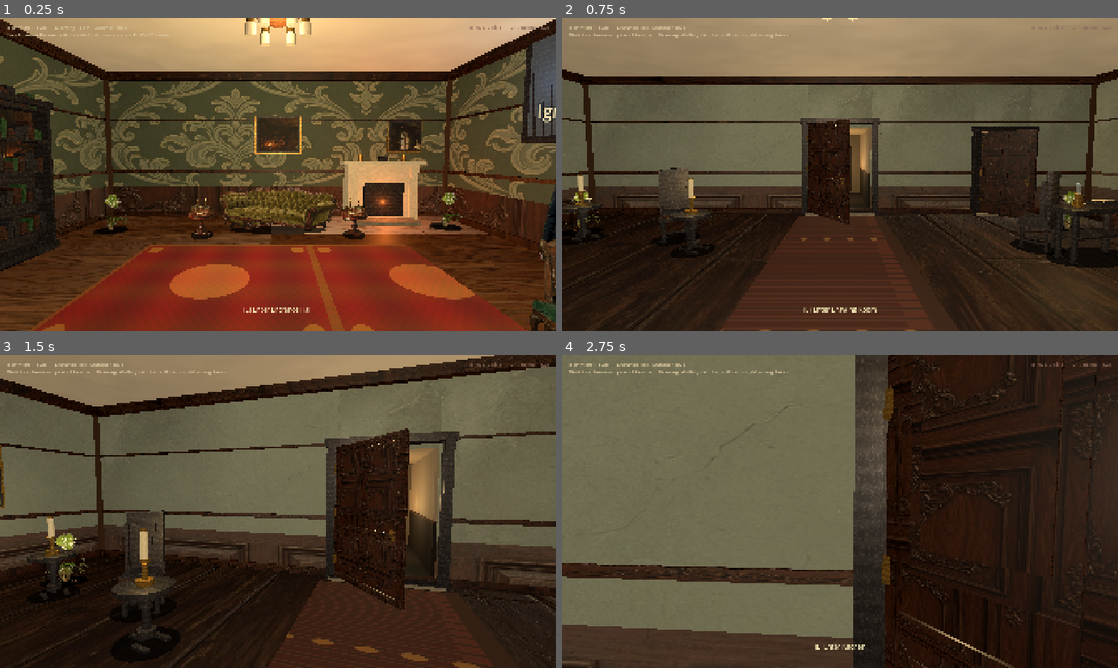
Above: before the commit, frames 1-4 (two rows, left to right).
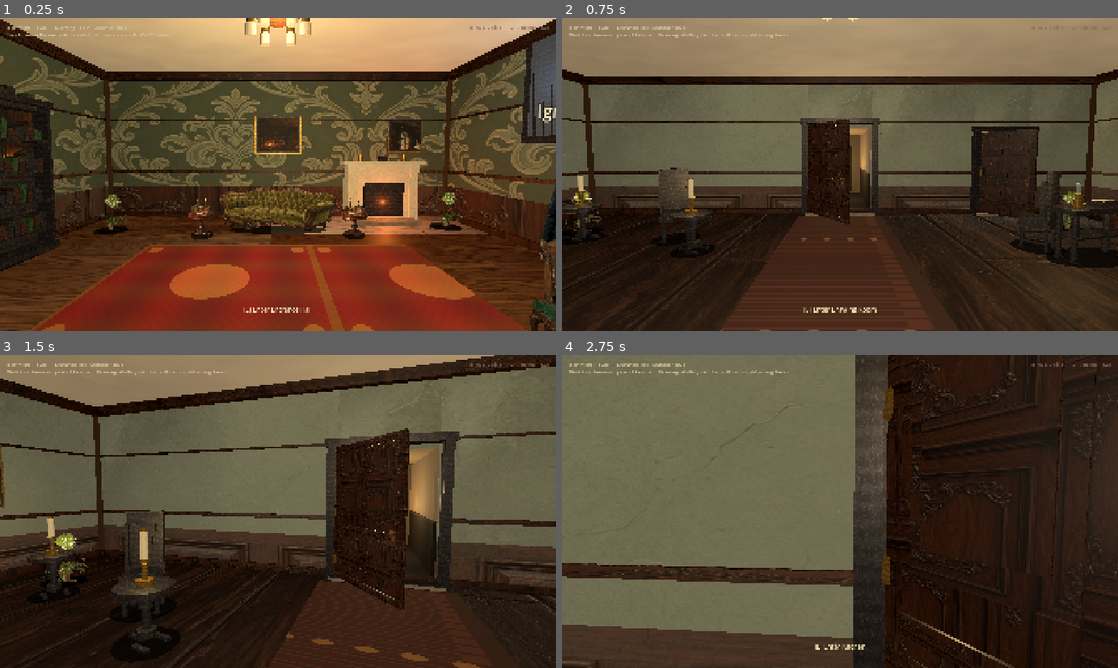
Above: after the commit, the same moments.

Repository: drakewing-eng/aetheric-engine
Game: Godot game, scene res://scenes/fps_main.tscn
Two runs of this game, one before a commit and one after it. Both use one fixed random seed, a clock stepped at 60 frames per second and the inputs below.
Inputs (mouse positions are in pixels of both pictures, inside the frame that each line leads up to):
- Up to frame 1 (0.25 s): no input
- Up to frame 2 (0.75 s): tap Enter at 0.5 s; move the mouse to (867, 174) at 0.52 s; hold W (move_forward) from 0.53 s (still down); hold E (interact) from 0.53 s (still down); click (867, 174) at 0.67 s
- Up to frame 3 (1.5 s): keep holding W (move_forward); move the mouse to (250, 511) at 1.27 s; release E (interact) at 1.28 s; tap E (interact) at 1.35 s
- Up to frame 4 (2.75 s): keep holding W (move_forward); tap E (interact) at 2 s; move the mouse to (851, 505) at 2.02 s; hold E (interact) from 2.03 s (still down)

The runs differ from the first frame. In frame 1, less than 0.1% of the frame differs, in the area x 18-83%, y 56-67%; in frame 2, less than 0.1%; in frame 3, less than 0.1%, in the area x 8-16%, y 58-73%; in frame 4, nothing differs.

Commit message:
visual loop 31: palm alpha bridge, workshop runner denser, richer glass garden, morning denser

Diff:
--- a/aetheric-engine-godot/scripts/fps_props.gd
+++ b/aetheric-engine-godot/scripts/fps_props.gd
@@ -1025,14 +1025,16 @@
 	root.rotation_degrees.y = feat.get("yaw", 0.0)
 	var w: float = feat.get("width", 2.5)
 	var h: float = feat.get("height", 3.2)
-	# Exterior garden plate: sky + lawn + layered hedge (grounded only)
-	_add_box(root, Vector3(0, h * 0.7, -0.24), Vector3(w + 0.15, h * 0.75, 0.05), Color(0.5, 0.64, 0.78), false, 0.98)
-	_add_box(root, Vector3(0, h * 0.1, -0.22), Vector3(w + 0.15, h * 0.2, 0.05), Color(0.3, 0.44, 0.22), false, 0.92)
-	_add_box(root, Vector3(0, h * 0.2, -0.16), Vector3(w * 0.95, h * 0.16, 0.14), Color(0.14, 0.34, 0.12), false, 0.88)
-	_add_box(root, Vector3(0, h * 0.28, -0.14), Vector3(w * 0.88, h * 0.1, 0.1), Color(0.18, 0.38, 0.14), false, 0.88)
-	for i in 6:
-		var fx := -w * 0.4 + i * (w * 0.16)
-		_add_sphere_blob(root, Vector3(fx, h * 0.32, -0.12), 0.12 + (i % 2) * 0.03, Color(0.18, 0.38, 0.14))
+	# Exterior garden: sky gradient suggestion + lawn + deep hedge bank
+	_add_box(root, Vector3(0, h * 0.72, -0.26), Vector3(w + 0.2, h * 0.8, 0.04), Color(0.48, 0.62, 0.78), false, 0.98)
+	_add_box(root, Vector3(0, h * 0.45, -0.25), Vector3(w + 0.2, h * 0.2, 0.04), Color(0.55, 0.68, 0.82), false, 0.98)
+	_add_box(root, Vector3(0, h * 0.1, -0.22), Vector3(w + 0.2, h * 0.2, 0.05), Color(0.28, 0.42, 0.2), false, 0.92)
+	_add_box(root, Vector3(0, h * 0.18, -0.17), Vector3(w * 0.96, h * 0.14, 0.16), Color(0.12, 0.3, 0.1), false, 0.88)
+	_add_box(root, Vector3(0, h * 0.26, -0.15), Vector3(w * 0.9, h * 0.1, 0.12), Color(0.16, 0.36, 0.12), false, 0.88)
+	for i in 7:
+		var fx := -w * 0.42 + i * (w * 0.14)
+		_add_sphere_blob(root, Vector3(fx, h * 0.3, -0.12), 0.11 + (i % 2) * 0.03, Color(0.16, 0.36, 0.12))
+		_add_sphere_blob(root, Vector3(fx * 0.9, h * 0.22, -0.1), 0.09, Color(0.2, 0.4, 0.14))
 	# Perimeter iron
 	var bar := 0.06
 	_add_box(root, Vector3(0, bar * 0.5, 0), Vector3(w, bar, 0.08), IRON, true, 0.45)
--- a/aetheric-engine-godot/scripts/fps_rooms.gd
+++ b/aetheric-engine-godot/scripts/fps_rooms.gd
@@ -431,6 +431,9 @@
 			{"kind": "side_table", "pos": [-2.8, 0.0, 2.0], "yaw": -10.0},
 			{"kind": "chair", "pos": [0.8, 0.0, 1.8], "yaw": 160.0, "fabric": Color(0.4, 0.3, 0.22)},
 			{"kind": "wall_shelf", "pos": [3.5, 0.0, 0.0], "yaw": -90.0, "width": 1.6, "shelf_y": 1.7},
+			{"kind": "bookshelf", "pos": [3.4, 0.0, -1.5], "yaw": -90.0, "width": 1.2, "height": 2.0},
+			{"kind": "copper_pot", "pos": [-3.0, 0.0, -0.5], "scale": 0.55},
+			{"kind": "crate", "pos": [2.5, 0.0, 2.5], "scale": 0.5},
 			{
 				"kind": "rug",
 				"pos": [0.0, 0.0, 0.0],
@@ -549,6 +552,16 @@
 			{"kind": "tool_rack", "pos": [0.0, 0.0, 4.15], "yaw": 180.0},
 			{"kind": "crate", "pos": [-1.2, 0.0, -1.0], "scale": 0.6},
 			{"kind": "copper_pot", "pos": [-3.2, 0.0, -0.5], "scale": 0.8},
+			# Center runner density
+			{
+				"kind": "rug",
+				"pos": [0.5, 0.0, 0.5],
+				"size": [1.6, 4.0],
+				"texture": "res://assets/rooms/textures/hall_runner.jpg",
+			},
+			{"kind": "crate", "pos": [1.8, 0.0, -2.0], "scale": 0.65},
+			{"kind": "copper_pot", "pos": [-1.5, 0.0, -0.8], "scale": 0.7},
+			{"kind": "stool", "pos": [-0.2, 0.0, 2.5], "yaw": 15.0},
 		],
 		"doors": [
 			{
Binary file changed: aetheric-engine-godot/assets/props/plants/plant_palm.png
